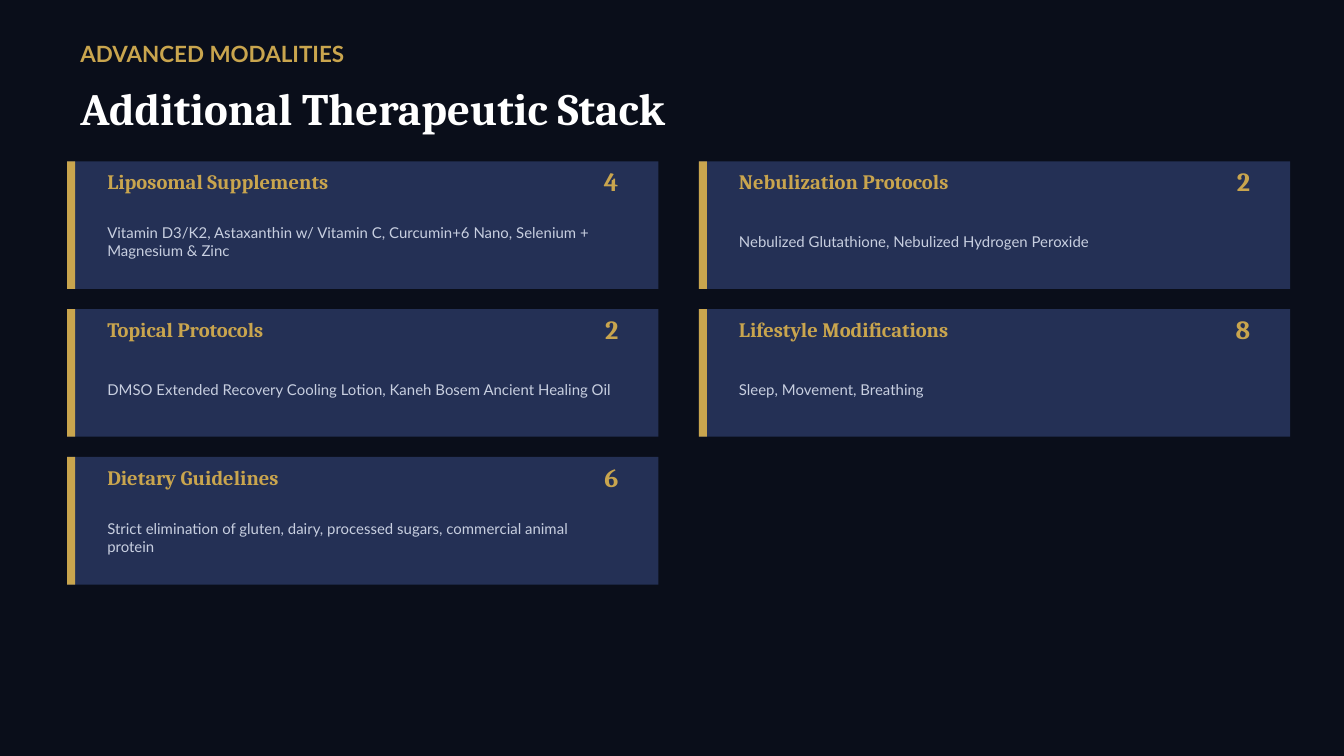
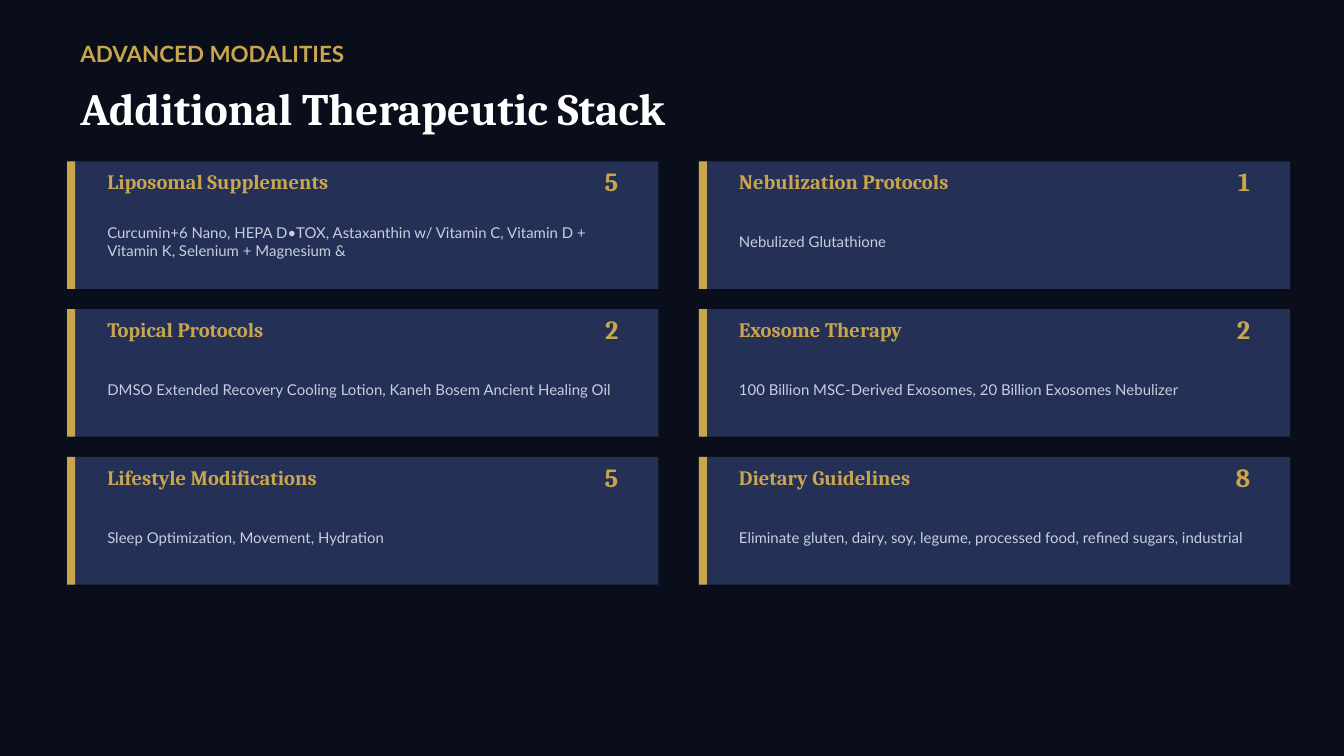
Before and after one commit to bfiveash22/ALLIO-ON-REPLIT, a slide deck: slide 21 of artifacts/api-server/generated-protocols/Annette_Gomer_Protocol_Presentation.pptx. Drawn at 1344x756 pixels with LibreOffice and Linux fonts; fonts in the diff are those of the drawing. Boxes give left, top, right and bottom in pixels: in the first picture for what was removed or moved away, otherwise in the second. Text is boxed around its words. In the diff, an @@ line names an element or a change of style, - is before the commit and + after.

```diff
--- a/artifacts/api-server/generated-protocols/Annette_Gomer_Protocol_Presentation.pptx
+++ b/artifacts/api-server/generated-protocols/Annette_Gomer_Protocol_Presentation.pptx
@@ text at box(605, 173, 619, 191): text changed @@
-4
+5
@@ text at box(1238, 173, 1250, 191): text changed @@
-2
+1
@@ text at box(107, 227, 573, 259): text changed @@
-Vitamin D3/K2, Astaxanthin w/ Vitamin C, Curcumin+6 Nano, Selenium + Magnesium & Zinc
+Curcumin+6 Nano, HEPA D•TOX, Astaxanthin w/ Vitamin C, Vitamin D + Vitamin K, Selenium + Magnesium &
@@ text at box(739, 236, 886, 247): text changed @@
-Nebulized Glutathione, Nebulized Hydrogen Peroxide
+Nebulized Glutathione
@@ text at box(739, 323, 902, 342): text changed @@
-Lifestyle Modifications
+Exosome Therapy
@@ text at box(1237, 321, 1250, 339): text changed @@
-8
+2
@@ text at box(739, 384, 1178, 397): text changed @@
-Sleep, Movement, Breathing
+100 Billion MSC-Derived Exosomes, 20 Billion Exosomes Nebulizer
@@ text at box(107, 470, 317, 490): text changed @@
-Dietary Guidelines
+Lifestyle Modifications
@@ text at box(605, 469, 619, 487): text changed @@
-6
+5
@@ rectangle added at box(699, 457, 1290, 585), fill #243055 @@
@@ rectangle added at box(699, 457, 707, 585), fill #C9A54E @@
@@ text added at box(739, 471, 910, 490), 11 pt, text #C9A54E, bold @@
+Dietary Guidelines
@@ text added at box(1236, 469, 1251, 487), 14 pt, text #C9A54E, bold @@
+8
@@ text at box(107, 532, 384, 546): text changed @@
-Strict elimination of gluten, dairy, processed sugars, commercial animal protein
+Sleep Optimization, Movement, Hydration
@@ text added at box(739, 532, 1243, 546), 8 pt, text #C8CFE0 @@
+Eliminate gluten, dairy, soy, legume, processed food, refined sugars, industrial
```
Also in this commit, not shown: 11 other slides changed, 10 slides added, 1 slide removed, 11 other files.
